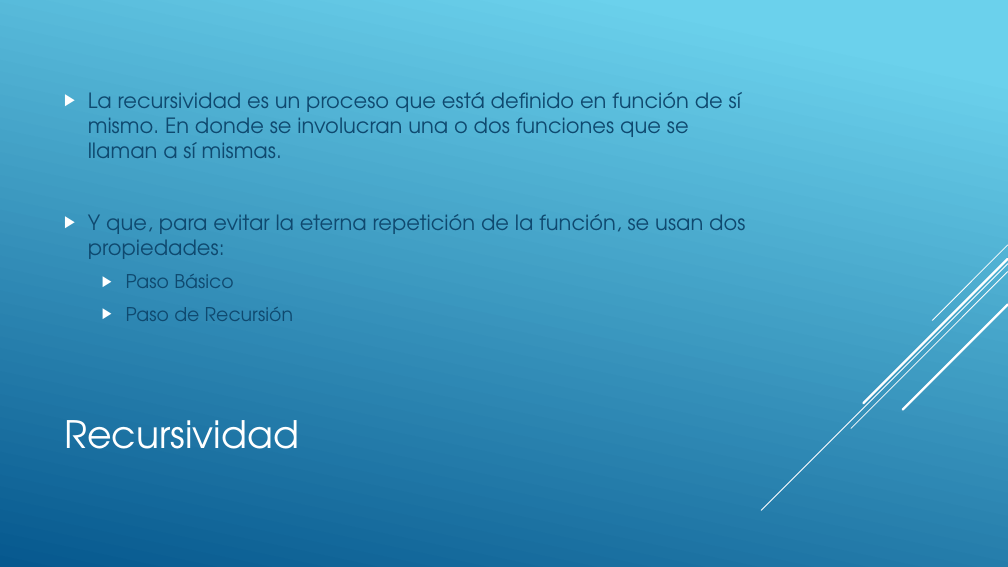
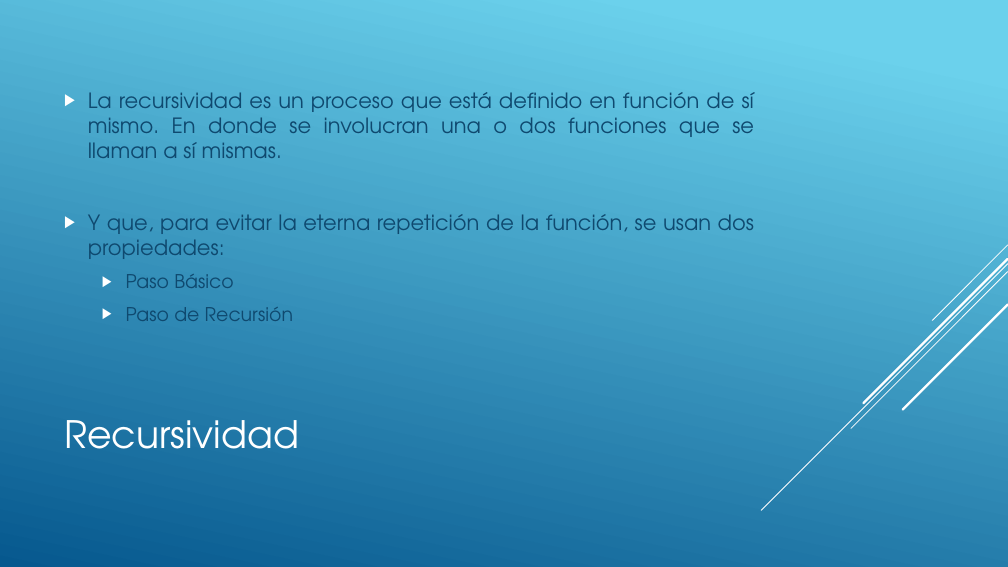
Before and after one commit to Wisso124214/Recursion, a slide deck: slide 2 of Recursión_Luis Bustos.pptx. Drawn at 1008x567 pixels with LibreOffice and Linux fonts; fonts in the diff are those of the drawing. Boxes give left, top, right and bottom in pixels: in the first picture for what was removed or moved away, otherwise in the second. Text is boxed around its words. In the diff, an @@ line names an element or a change of style, - is before the commit and + after.

```diff
--- a/Recursión_Luis Bustos.pptx
+++ b/Recursión_Luis Bustos.pptx
@@ text "La recursividad es un proceso ..." at box(88, 92, 754, 321): alignment left to justified @@
```
Also in this commit, not shown: 1 other slide changed, 1 slide added.
